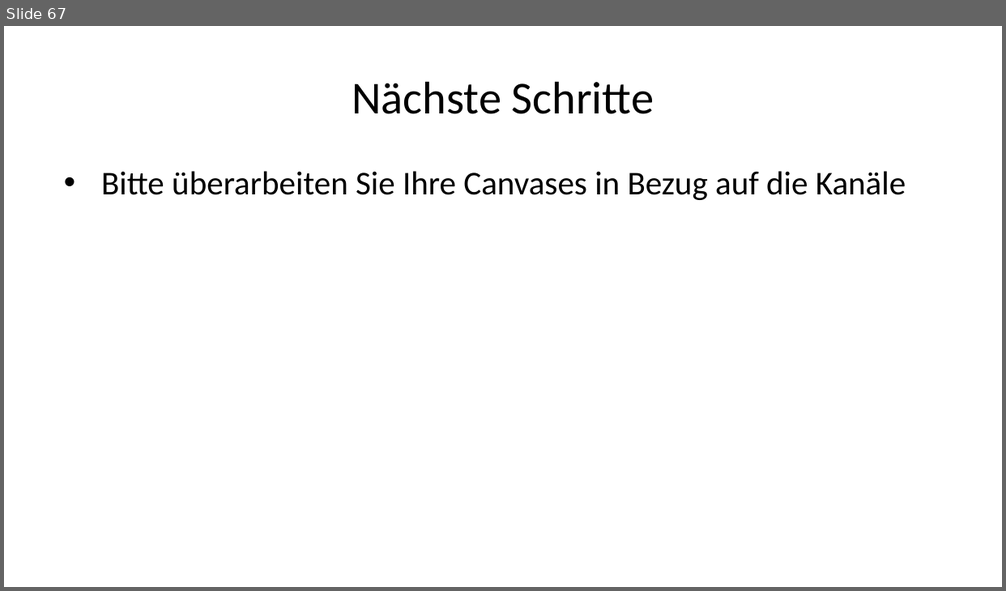
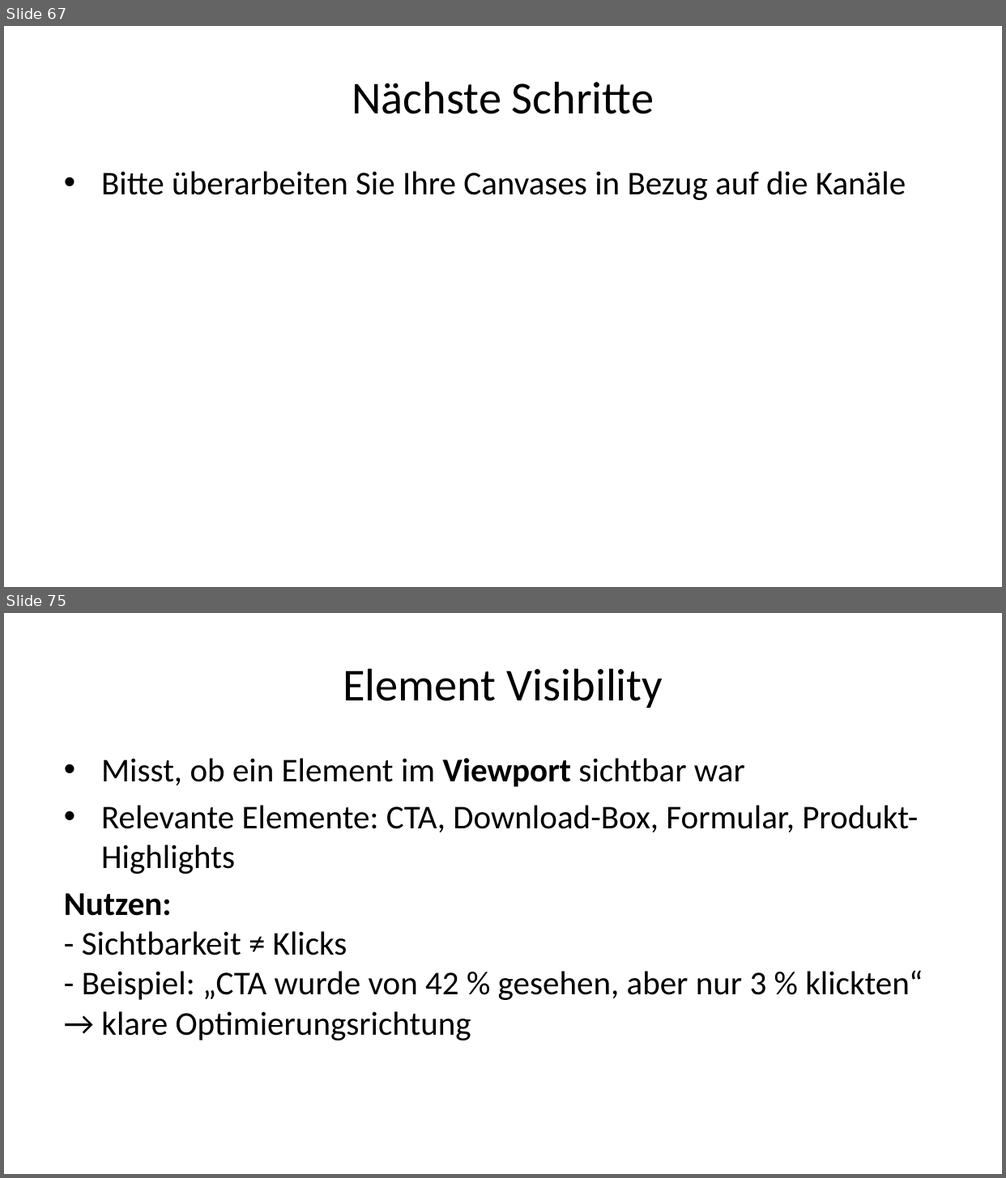
Before and after one commit to daswesen/digitale-inhalte, a slide deck: gdi.pptx. Shown one above the other, each under a label of ours: slide 67 before the commit, slides 67 and 75 after it; the slides between them are not shown. The pictures are 1006x591 and 1006x1178 pixels, drawn with LibreOffice and Linux fonts; fonts in the diff are those of the drawing. Boxes give left, top, right and bottom in pixels: in the first picture for what was removed or moved away, otherwise in the second. Text is boxed around its words. In the diff, an @@ line names an element or a change of style, - is before the commit and + after.

```diff
--- a/gdi.pptx
+++ b/gdi.pptx
@@ slide 75 added at (4,613,1002,1174), background #FFFFFF @@
@@ title added at (343,668,663,708), 33 pt, text #000000 @@
+Element Visibility
@@ text added at (64,758,923,1041), 24 pt, text #000000 @@
+• Misst, ob ein Element im Viewport sichtbar war
+• Relevante Elemente: CTA, Download-Box, Formular, Produkt-Highlights
+Nutzen:
+- Sichtbarkeit ≠ Klicks
+- Beispiel: „CTA wurde von 42 % gesehen, aber nur 3 % klickten“ → klare Optimierungsrichtung
```
Also in this commit, not shown: 3 slides changed, 37 other slides added, 2 slides removed, 3 other files.
